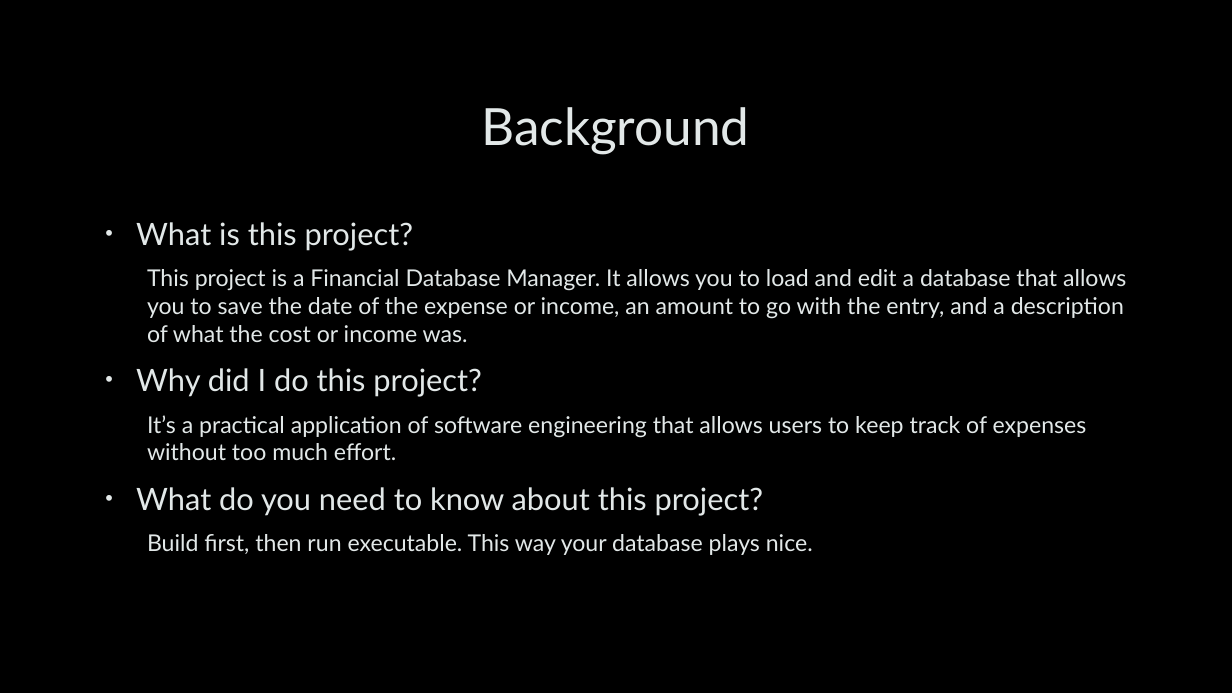
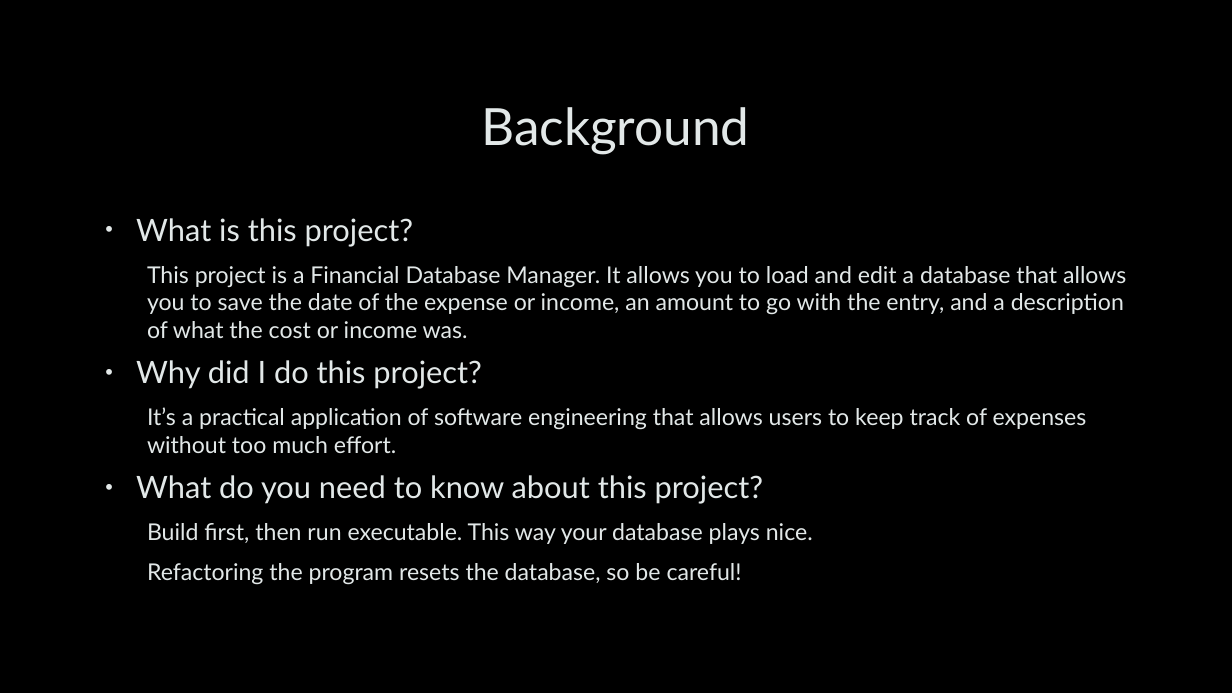
Before and after one commit to jondgons/Financial-Database-Manager, a slide deck: slide 2 of Documentation/Financial Database Manager.pptx. Drawn at 1232x693 pixels with LibreOffice and Linux fonts; fonts in the diff are those of the drawing; background and template pictures are left out. Boxes give left, top, right and bottom in pixels: in the first picture for what was removed or moved away, otherwise in the second. Text is boxed around its words. In the diff, an @@ line names an element or a change of style, - is before the commit and + after.

Commit message:
UML updated where relevant database entries expanded for demo purposes

```diff
--- a/Documentation/Financial Database Manager.pptx
+++ b/Documentation/Financial Database Manager.pptx
@@ text at (136,218,763,504): line spacing 1 to 0.9 @@
@@ text at (147,563,742,585): paragraph added @@
+  Refactoring the program resets the database, so be careful!
```
Also in this commit, not shown: 1 other slide changed, 7 other files.
